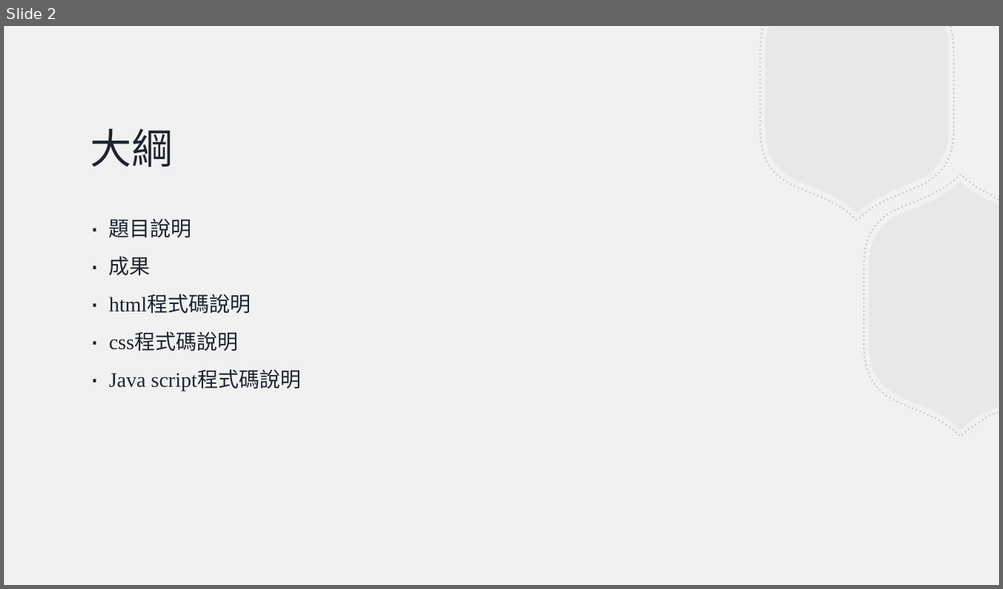
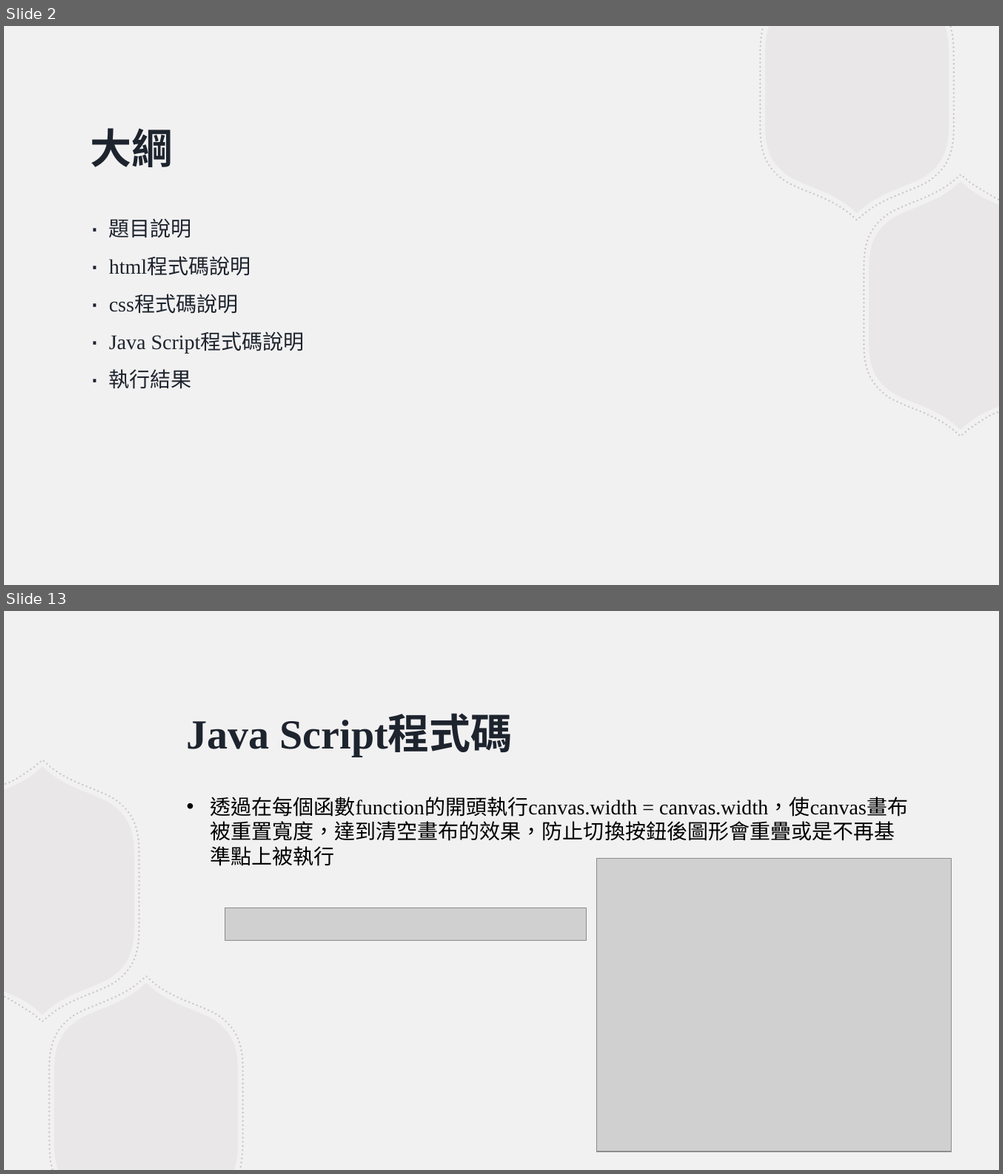
Before and after one commit to evachen20041010/JavaScript, a slide deck: Grp_1/實習課第6組_Grp1.pptx. Shown one above the other, each under a label of ours: slide 2 before the commit, slides 2 and 13 after it; the slides between them are not shown. The pictures are 1003x589 and 1003x1174 pixels, drawn with LibreOffice and Linux fonts; fonts in the diff are those of the drawing; grey boxes stand for pictures. Boxes give left, top, right and bottom in pixels: in the first picture for what was removed or moved away, otherwise in the second. Text is boxed around its words. In the diff, an @@ line names an element or a change of style, - is before the commit and + after.

```diff
--- a/Grp_1/實習課第6組_Grp1.pptx
+++ b/Grp_1/實習課第6組_Grp1.pptx
@@ slide 13 added at bbox=[4, 611, 999, 1170], background #F2F1F1 @@
@@ title added at bbox=[187, 717, 512, 757], 40 pt, text #1D242E, bold @@
+Java Script程式碼
@@ group added at bbox=[4, 760, 243, 1170]: 4 freeform shapes @@
@@ text added at bbox=[210, 797, 908, 866], 20 pt, text #000000 @@
+• 透過在每個函數function的開頭執行canvas.width = canvas.width，使canvas畫布被重置寬度，達到清空畫布的效果，防止切換按鈕後圖形會重疊或是不再基準點上被執行
@@ picture added at bbox=[597, 859, 950, 1152] @@
@@ picture added at bbox=[225, 908, 586, 941] @@
@@ slide 2 changed as well @@
@@ title "大綱" at bbox=[91, 128, 173, 167]: bold on @@
@@ text at bbox=[109, 256, 151, 276]: paragraph removed @@
-∙ 成果
@@ text at bbox=[109, 333, 304, 389]: text changed @@
-∙ Java script程式碼說明
+∙ Java Script程式碼說明
+∙ 執行結果
```
Also in this commit, not shown: 1 other slide changed, 11 other slides added, 1 other file.
